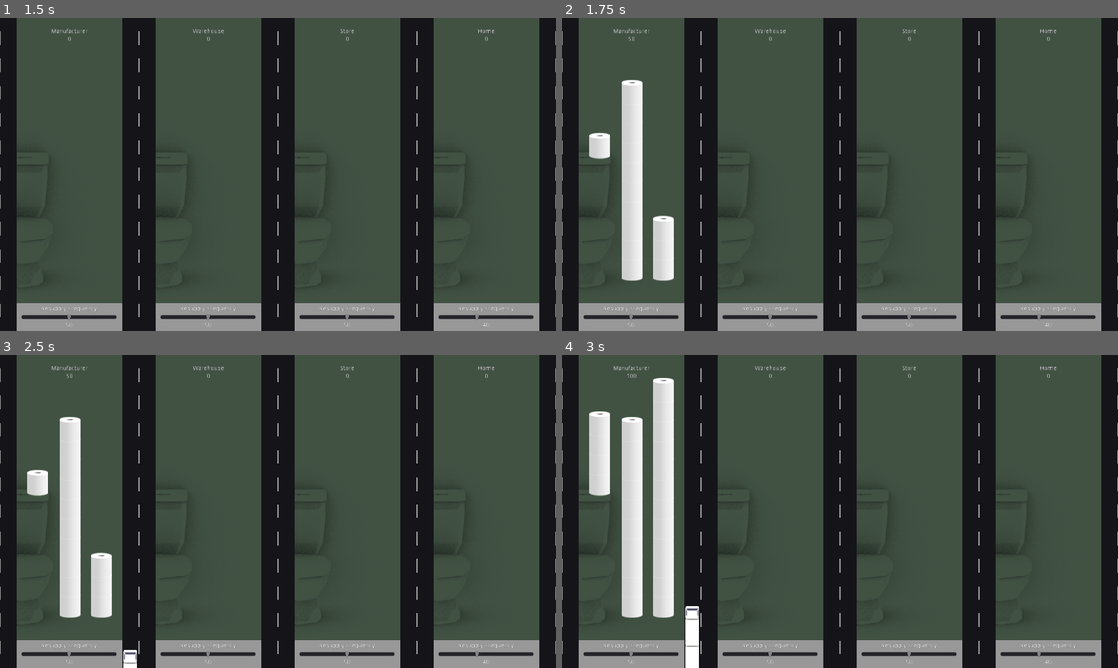
Above: before the commit, frames 1-4 (two rows, left to right).
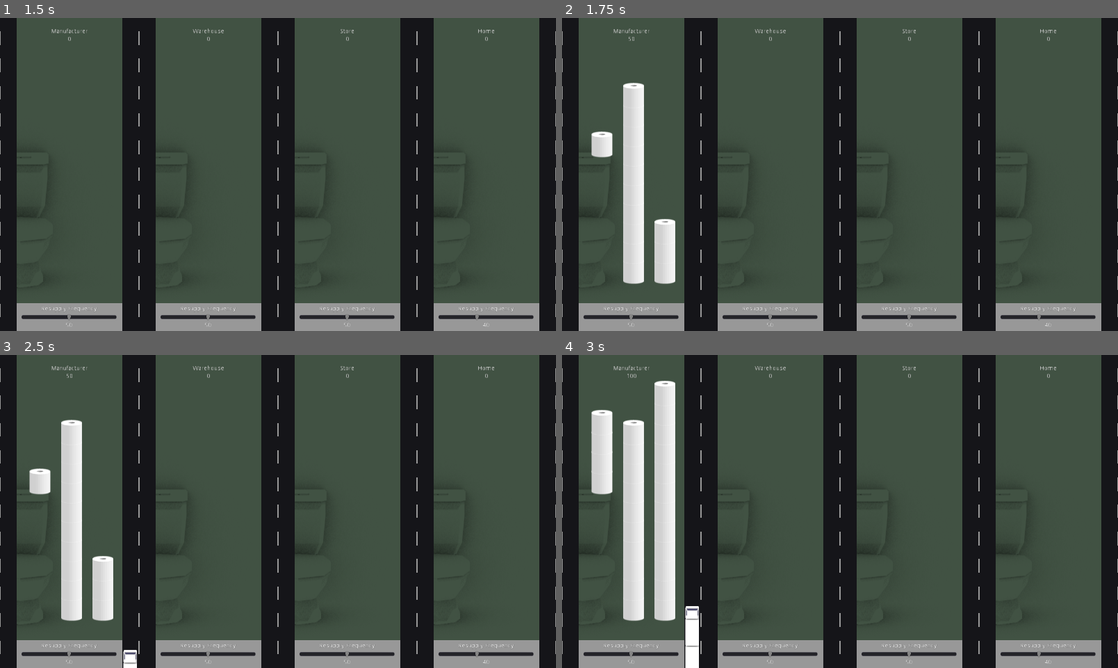
Above: after the commit, the same moments.

Repository: kevinlights/supply-chain
Game: Godot game, scene res://gui/menu.tscn
Same seed, same stepped clock (60 frames per second), same inputs: the game is played once before the commit and once after it.
Inputs:
- Up to frame 1 (1.5 s): click "New" at 0.5 s; tap Enter at 1.25 s
- Up to frame 2 (1.75 s): no input
- Up to frame 3 (2.5 s): tap Space at 2 s
- Up to frame 4 (3 s): no input

Frame 1 is identical in both runs. In frame 2, 0.8% of the frame differs, in the area x 4-21%, y 19-86%; in frame 3, 0.8%; in frame 4, 1.2%, in the area x 4-21%, y 7-86%.

Commit message:
Fixed stock item sprite size

Diff:
--- a/game_entities/supply_point/HomeAnchors.tscn
+++ b/game_entities/supply_point/HomeAnchors.tscn
@@ -12,261 +12,261 @@
 }
 
 [node name="StockItem00" type="TextureRect" parent="."]
-margin_left = 24.0
-margin_top = 264.0
-margin_right = 72.0
-margin_bottom = 324.0
+margin_left = 18.0
+margin_top = 251.0
+margin_right = 88.0
+margin_bottom = 331.0
 texture = ExtResource( 2 )
 __meta__ = {
 "_edit_use_anchors_": false
 }
 
 [node name="StockItem01" type="TextureRect" parent="."]
-margin_left = 98.0
-margin_top = 545.0
-margin_right = 146.0
-margin_bottom = 605.0
+margin_left = 91.0
+margin_top = 542.0
+margin_right = 161.0
+margin_bottom = 622.0
 texture = ExtResource( 2 )
 __meta__ = {
 "_edit_use_anchors_": false
 }
 
 [node name="StockItem02" type="TextureRect" parent="."]
-margin_left = 98.0
-margin_top = 500.0
-margin_right = 146.0
-margin_bottom = 560.0
+margin_left = 91.0
+margin_top = 497.0
+margin_right = 161.0
+margin_bottom = 577.0
 texture = ExtResource( 2 )
 __meta__ = {
 "_edit_use_anchors_": false
 }
 
 [node name="StockItem03" type="TextureRect" parent="."]
-margin_left = 98.0
-margin_top = 455.0
-margin_right = 146.0
-margin_bottom = 515.0
+margin_left = 91.0
+margin_top = 452.0
+margin_right = 161.0
+margin_bottom = 532.0
 texture = ExtResource( 2 )
 __meta__ = {
 "_edit_use_anchors_": false
 }
 
 [node name="StockItem04" type="TextureRect" parent="."]
-margin_left = 98.0
-margin_top = 411.0
-margin_right = 146.0
-margin_bottom = 471.0
+margin_left = 91.0
+margin_top = 408.0
+margin_right = 161.0
+margin_bottom = 488.0
 texture = ExtResource( 2 )
 __meta__ = {
 "_edit_use_anchors_": false
 }
 
 [node name="StockItem05" type="TextureRect" parent="."]
-margin_left = 98.0
-margin_top = 366.0
-margin_right = 146.0
-margin_bottom = 426.0
+margin_left = 91.0
+margin_top = 363.0
+margin_right = 161.0
+margin_bottom = 443.0
 texture = ExtResource( 2 )
 __meta__ = {
 "_edit_use_anchors_": false
 }
 
 [node name="StockItem06" type="TextureRect" parent="."]
-margin_left = 98.0
-margin_top = 321.0
-margin_right = 146.0
-margin_bottom = 381.0
+margin_left = 91.0
+margin_top = 318.0
+margin_right = 161.0
+margin_bottom = 398.0
 texture = ExtResource( 2 )
 __meta__ = {
 "_edit_use_anchors_": false
 }
 
 [node name="StockItem07" type="TextureRect" parent="."]
-margin_left = 98.0
-margin_top = 276.0
-margin_right = 146.0
-margin_bottom = 336.0
+margin_left = 91.0
+margin_top = 273.0
+margin_right = 161.0
+margin_bottom = 353.0
 texture = ExtResource( 2 )
 __meta__ = {
 "_edit_use_anchors_": false
 }
 
 [node name="StockItem08" type="TextureRect" parent="."]
-margin_left = 98.0
-margin_top = 231.0
-margin_right = 146.0
-margin_bottom = 291.0
+margin_left = 91.0
+margin_top = 228.0
+margin_right = 161.0
+margin_bottom = 308.0
 texture = ExtResource( 2 )
 __meta__ = {
 "_edit_use_anchors_": false
 }
 
 [node name="StockItem09" type="TextureRect" parent="."]
-margin_left = 98.0
-margin_top = 187.0
-margin_right = 146.0
-margin_bottom = 247.0
+margin_left = 91.0
+margin_top = 184.0
+margin_right = 161.0
+margin_bottom = 264.0
 texture = ExtResource( 2 )
 __meta__ = {
 "_edit_use_anchors_": false
 }
 
 [node name="StockItem10" type="TextureRect" parent="."]
-margin_left = 98.0
-margin_top = 142.0
-margin_right = 146.0
-margin_bottom = 202.0
+margin_left = 91.0
+margin_top = 139.0
+margin_right = 161.0
+margin_bottom = 219.0
 texture = ExtResource( 2 )
 __meta__ = {
 "_edit_use_anchors_": false
 }
 
 [node name="StockItem11" type="TextureRect" parent="."]
-margin_left = 170.0
-margin_top = 545.0
-margin_right = 218.0
-margin_bottom = 605.0
+margin_left = 163.0
+margin_top = 542.0
+margin_right = 233.0
+margin_bottom = 622.0
 texture = ExtResource( 2 )
 __meta__ = {
 "_edit_use_anchors_": false
 }
 
 [node name="StockItem12" type="TextureRect" parent="."]
-margin_left = 170.0
-margin_top = 500.0
-margin_right = 218.0
-margin_bottom = 560.0
+margin_left = 163.0
+margin_top = 497.0
+margin_right = 233.0
+margin_bottom = 577.0
 texture = ExtResource( 2 )
 __meta__ = {
 "_edit_use_anchors_": false
 }
 
 [node name="StockItem13" type="TextureRect" parent="."]
-margin_left = 170.0
-margin_top = 455.0
-margin_right = 218.0
-margin_bottom = 515.0
+margin_left = 163.0
+margin_top = 452.0
+margin_right = 233.0
+margin_bottom = 532.0
 texture = ExtResource( 2 )
 __meta__ = {
 "_edit_use_anchors_": false
 }
 
 [node name="StockItem14" type="TextureRect" parent="."]
-margin_left = 170.0
-margin_top = 411.0
-margin_right = 218.0
-margin_bottom = 471.0
+margin_left = 163.0
+margin_top = 408.0
+margin_right = 233.0
+margin_bottom = 488.0
 texture = ExtResource( 2 )
 __meta__ = {
 "_edit_use_anchors_": false
 }
 
 [node name="StockItem15" type="TextureRect" parent="."]
-margin_left = 170.0
-margin_top = 366.0
-margin_right = 218.0
-margin_bottom = 426.0
+margin_left = 163.0
+margin_top = 363.0
+margin_right = 233.0
+margin_bottom = 443.0
 texture = ExtResource( 2 )
 __meta__ = {
 "_edit_use_anchors_": false
 }
 
 [node name="StockItem16" type="TextureRect" parent="."]
-margin_left = 170.0
-margin_top = 321.0
-margin_right = 218.0
-margin_bottom = 381.0
+margin_left = 163.0
+margin_top = 318.0
+margin_right = 233.0
+margin_bottom = 398.0
 texture = ExtResource( 2 )
 __meta__ = {
 "_edit_use_anchors_": false
 }
 
 [node name="StockItem17" type="TextureRect" parent="."]
-margin_left = 170.0
-margin_top = 276.0
-margin_right = 218.0
-margin_bottom = 336.0
+margin_left = 163.0
+margin_top = 273.0
+margin_right = 233.0
+margin_bottom = 353.0
 texture = ExtResource( 2 )
 __meta__ = {
 "_edit_use_anchors_": false
 }
 
 [node name="StockItem18" type="TextureRect" parent="."]
-margin_left = 170.0
-margin_top = 231.0
-margin_right = 218.0
-margin_bottom = 291.0
+margin_left = 163.0
+margin_top = 228.0
+margin_right = 233.0
+margin_bottom = 308.0
 texture = ExtResource( 2 )
 __meta__ = {
 "_edit_use_anchors_": false
 }
 
 [node name="StockItem19" type="TextureRect" parent="."]
-margin_left = 170.0
-margin_top = 187.0
-margin_right = 218.0
-margin_bottom = 247.0
+margin_left = 163.0
+margin_top = 184.0
+margin_right = 233.0
+margin_bottom = 264.0
 texture = ExtResource( 2 )
 __meta__ = {
 "_edit_use_anchors_": false
 }
 
 [node name="StockItem20" type="TextureRect" parent="."]
-margin_left = 170.0
-margin_top = 142.0
-margin_right = 218.0
-margin_bottom = 202.0
+margin_left = 163.0
+margin_top = 139.0
+margin_right = 233.0
+margin_bottom = 219.0
 texture = ExtResource( 2 )
 __meta__ = {
 "_edit_use_anchors_": false
 }
 
 [node name="StockItem21" type="TextureRect" parent="."]
-margin_left = 170.0
-margin_top = 97.0
-margin_right = 218.0
-margin_bottom = 157.0
+margin_left = 163.0
+margin_top = 94.0
+margin_right = 233.0
+margin_bottom = 174.0
 texture = ExtResource( 2 )
 __meta__ = {
 "_edit_use_anchors_": false
 }
 
 [node name="StockItem22" type="TextureRect" parent="."]
-margin_left = 170.0
-margin_top = 52.0
-margin_right = 218.0
-margin_bottom = 112.0
+margin_left = 163.0
+margin_top = 49.0
+margin_right = 233.0
+margin_bottom = 129.0
 texture = ExtResource( 2 )
 __meta__ = {
 "_edit_use_anchors_": false
 }
 
 [node name="StockItem23" type="TextureRect" parent="."]
-margin_left = 24.0
-margin_top = 219.0
-margin_right = 72.0
-margin_bottom = 279.0
+margin_left = 18.0
+margin_top = 206.0
+margin_right = 88.0
+margin_bottom = 286.0
 texture = ExtResource( 2 )
 __meta__ = {
 "_edit_use_anchors_": false
 }
 
 [node name="StockItem24" type="TextureRect" parent="."]
-margin_left = 24.0
-margin_top = 174.0
-margin_right = 72.0
-margin_bottom = 234.0
+margin_left = 18.0
+margin_top = 161.0
+margin_right = 88.0
+margin_bottom = 241.0
 texture = ExtResource( 2 )
 __meta__ = {
 "_edit_use_anchors_": false
 }
 
 [node name="StockItem25" type="TextureRect" parent="."]
-margin_left = 24.0
-margin_top = 129.0
-margin_right = 72.0
-margin_bottom = 189.0
-texture = ExtResource( 2 )
-__meta__ = {
-"_edit_use_anchors_": false
-}
+margin_left = 18.0
+margin_top = 116.0
+margin_right = 88.0
+margin_bottom = 196.0
+texture = ExtResource( 2 )
+__meta__ = {
+"_edit_use_anchors_": false
+}
Binary file changed: game_entities/supply_point/stock_item.png
